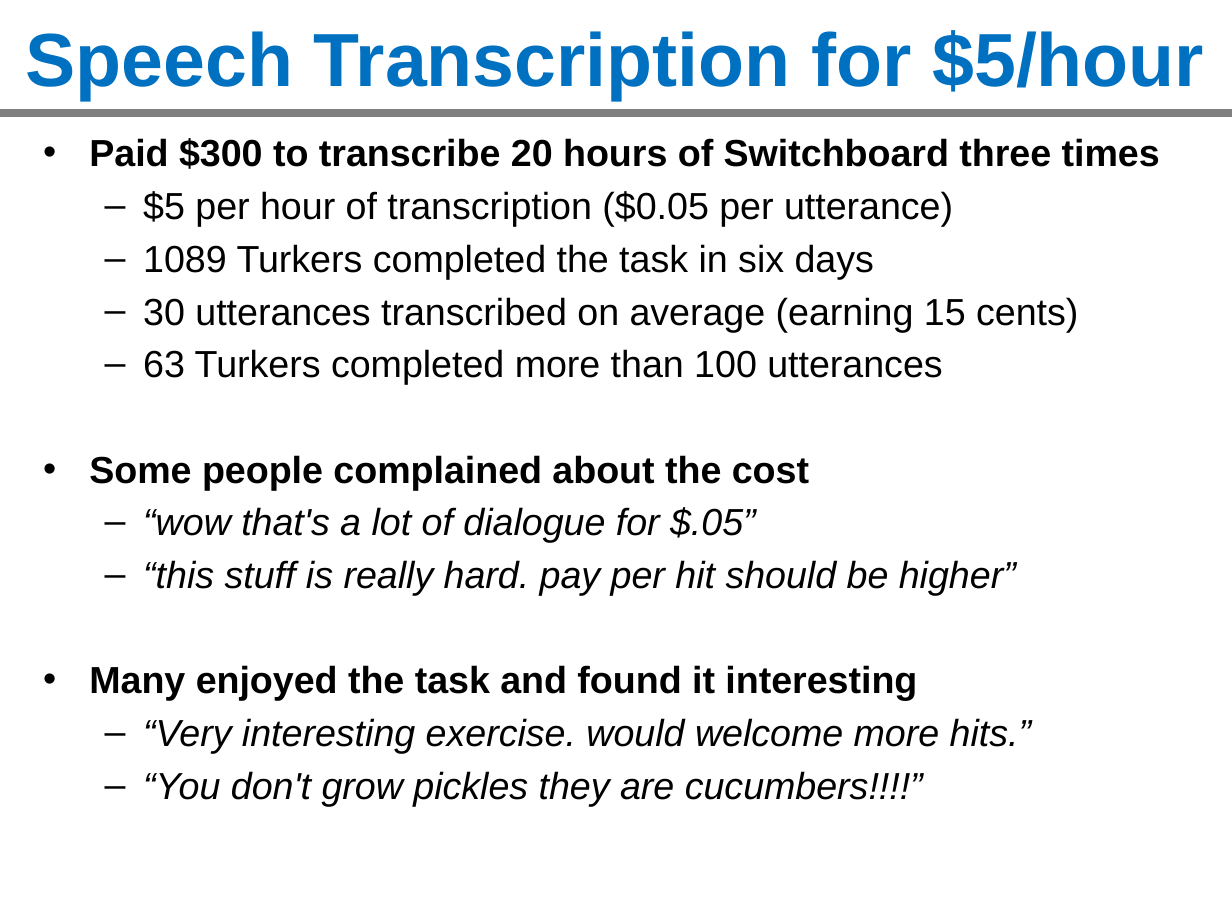
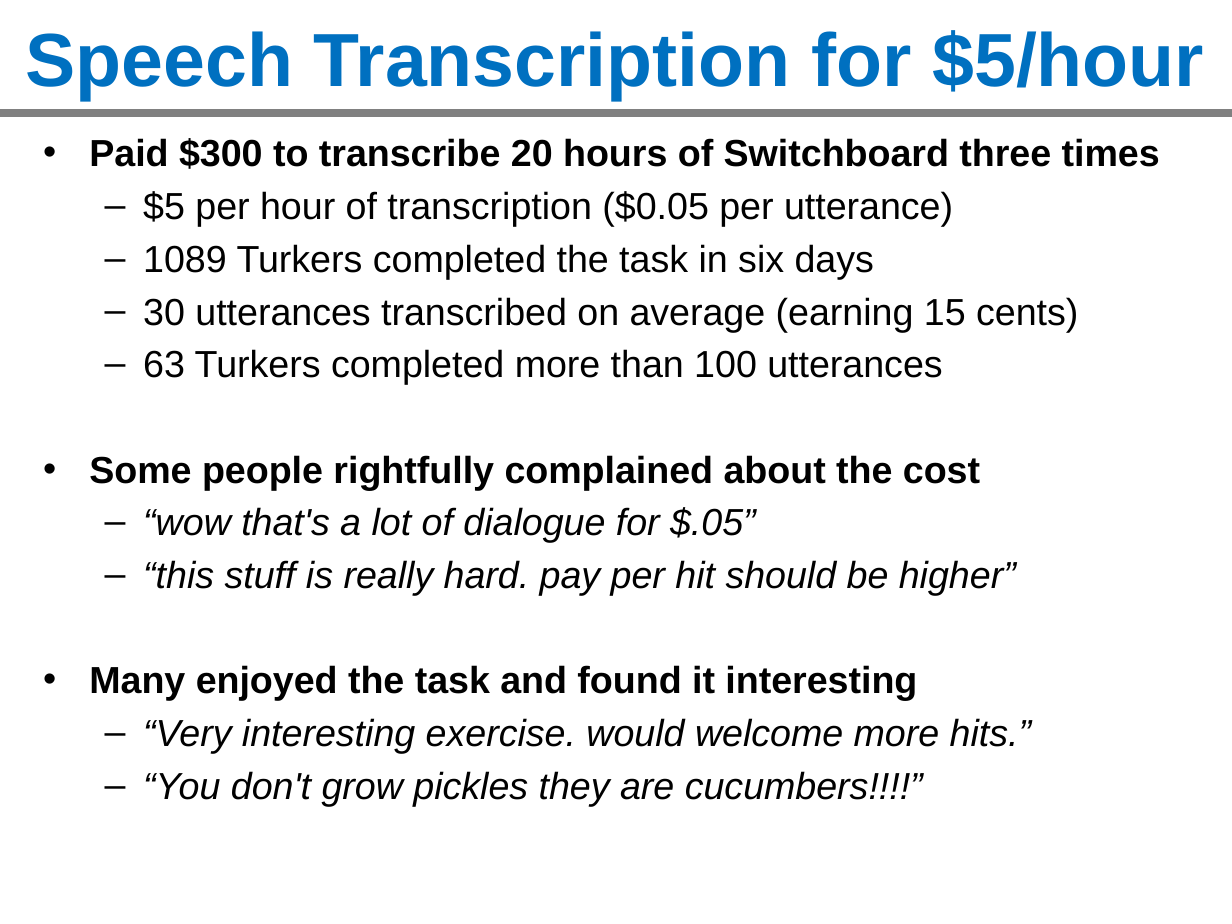
Before and after one commit to crowdsourcing-class/crowdsourcing-class.github.io, a slide deck: slide 24 of slides/crowdsourcing-speech-recognition.pptx. Drawn at 1232x924 pixels with LibreOffice and Linux fonts; fonts in the diff are those of the drawing. Boxes give left, top, right and bottom in pixels: in the first picture for what was removed or moved away, otherwise in the second. Text is boxed around its words. In the diff, an @@ line names an element or a change of style, - is before the commit and + after.

```diff
--- a/slides/crowdsourcing-speech-recognition.pptx
+++ b/slides/crowdsourcing-speech-recognition.pptx
@@ text at (89,455,980,490): text changed @@
-• Some people complained about the cost
+• Some people rightfully complained about the cost
```
